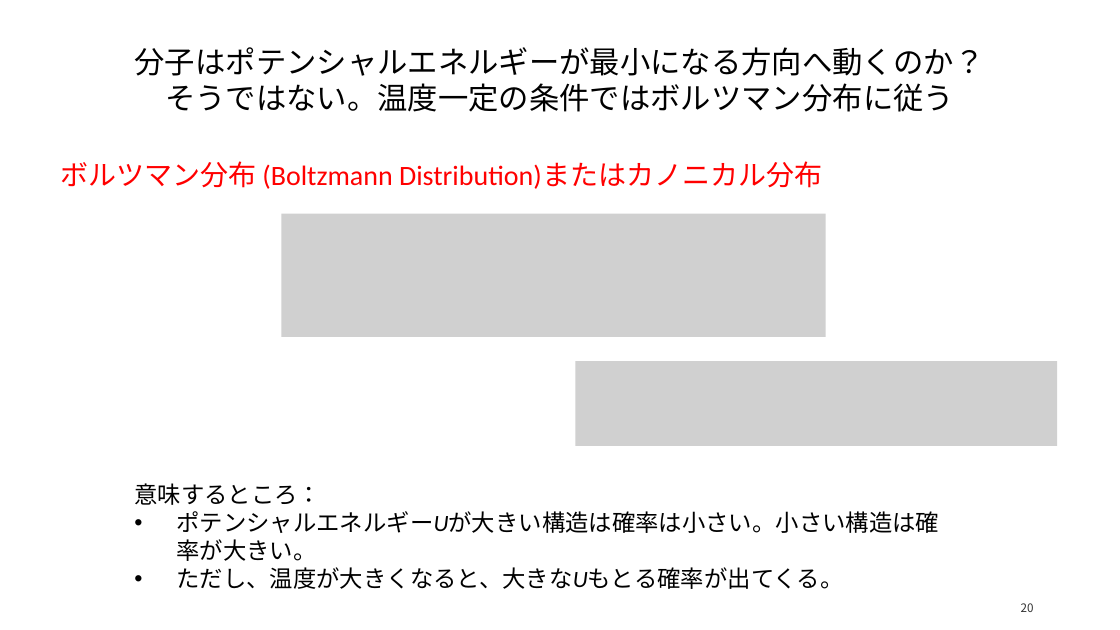
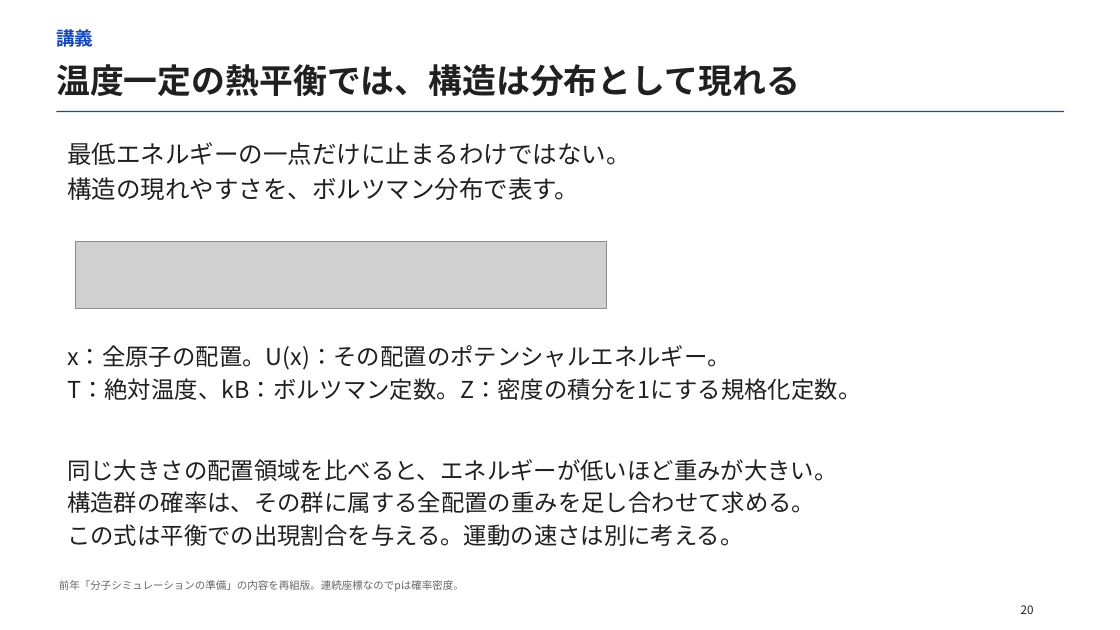
Before and after one commit to matsunagalab/lecture_bioinfo, a slide deck: slide 20 of 09_分子の相互作用と構造の安定性/09_分子の相互作用と構造の安定性.pptx. Drawn at 1120x630 pixels with LibreOffice and Linux fonts; fonts in the diff are those of the drawing; grey boxes stand for pictures. Boxes give left, top, right and bottom in pixels: in the first picture for what was removed or moved away, otherwise in the second. Text is boxed around its words. In the diff, an @@ line names an element or a change of style, - is before the commit and + after.

Commit message:
第09回の図と数式配置、安定性の説明を改善

```diff
--- a/09_分子の相互作用と構造の安定性/09_分子の相互作用と構造の安定性.pptx
+++ b/09_分子の相互作用と構造の安定性/09_分子の相互作用と構造の安定性.pptx
@@ text added at (x1=56, y1=26, x2=93, y2=51), 16 pt, text #1748B7, bold @@
+講義
@@ text "温度一定の熱平衡では、構造は分布として現れる" at (x1=56, y1=64, x2=800, y2=96): vertical alignment middle to top @@
@@ text at (x1=56, y1=64, x2=800, y2=96): text changed; size 26 to 29 pt; font Calibri to Noto Sans CJK JP; text colour #000000 to #202020; bold on @@
-分子はポテンシャルエネルギーが最小になる方向へ動くのか？
-そうではない。温度一定の条件ではボルツマン分布に従う
+温度一定の熱平衡では、構造は分布として現れる
@@ rectangle added at (x1=56, y1=111, x2=1065, y2=112), fill #1748B7 @@
@@ text added at (x1=67, y1=142, x2=631, y2=200), 21 pt, text #202020 @@
+最低エネルギーの一点だけに止まるわけではない。
+構造の現れやすさを、ボルツマン分布で表す。
@@ text removed at (x1=60, y1=161, x2=822, y2=189) @@
-ボルツマン分布 (Boltzmann Distribution)またはカノニカル分布
@@ picture removed at (x1=281, y1=213, x2=826, y2=337) @@
@@ picture added at (x1=76, y1=241, x2=607, y2=308) @@
@@ text added at (x1=67, y1=345, x2=861, y2=400), 20 pt, text #202020 @@
+x：全原子の配置。U(x)：その配置のポテンシャルエネルギー。
+T：絶対温度、kB：ボルツマン定数。Z：密度の積分を1にする規格化定数。
@@ picture removed at (x1=576, y1=361, x2=1058, y2=446) @@
@@ text at (x1=67, y1=459, x2=838, y2=546): text changed; font Calibri to Noto Sans CJK JP; text colour #000000 to #202020 @@
-意味するところ：
-• ポテンシャルエネルギーUが大きい構造は確率は小さい。小さい構造は確率が大きい。
-• ただし、温度が大きくなると、大きなUもとる確率が出てくる。
+同じ大きさの配置領域を比べると、エネルギーが低いほど重みが大きい。
+構造群の確率は、その群に属する全配置の重みを足し合わせて求める。
+この式は平衡での出現割合を与える。運動の速さは別に考える。
@@ text added at (x1=59, y1=580, x2=464, y2=592), 9 pt, text #666666 @@
+前年「分子シミュレーションの準備」の内容を再組版。連続座標なのでpは確率密度。
@@ text "20" at (x1=1021, y1=605, x2=1034, y2=614): text colour #333333 to #202020 @@
```
Also in this commit, not shown: 51 other slides changed, 2 slides added, 2 slides removed, 2 other files.
